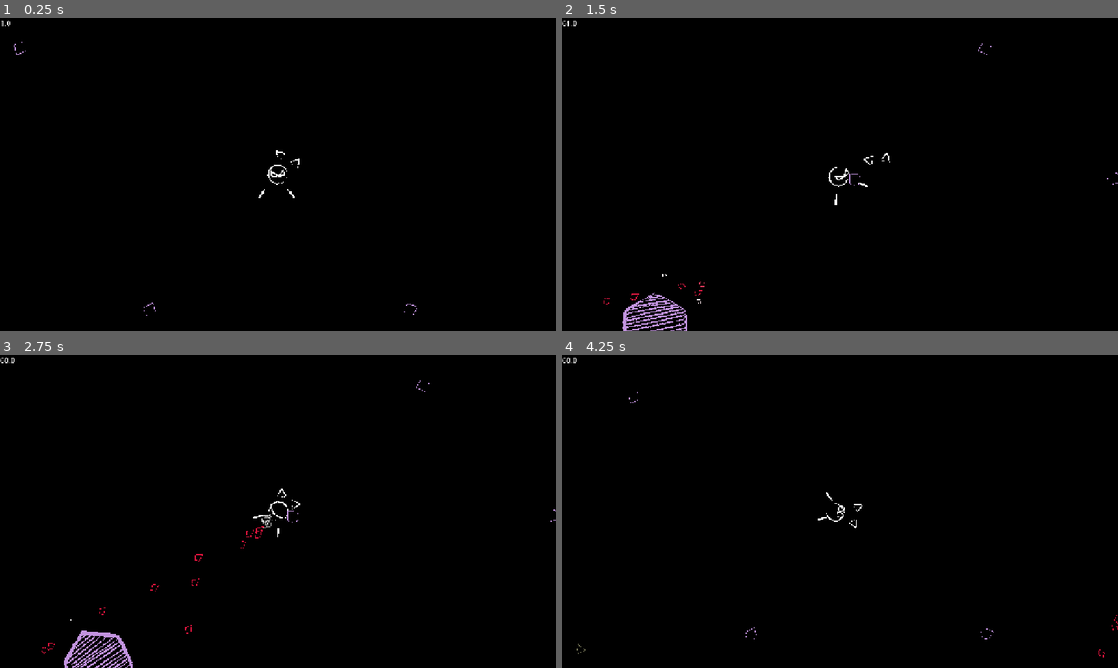
Above: before the commit, frames 1-4 (two rows, left to right).
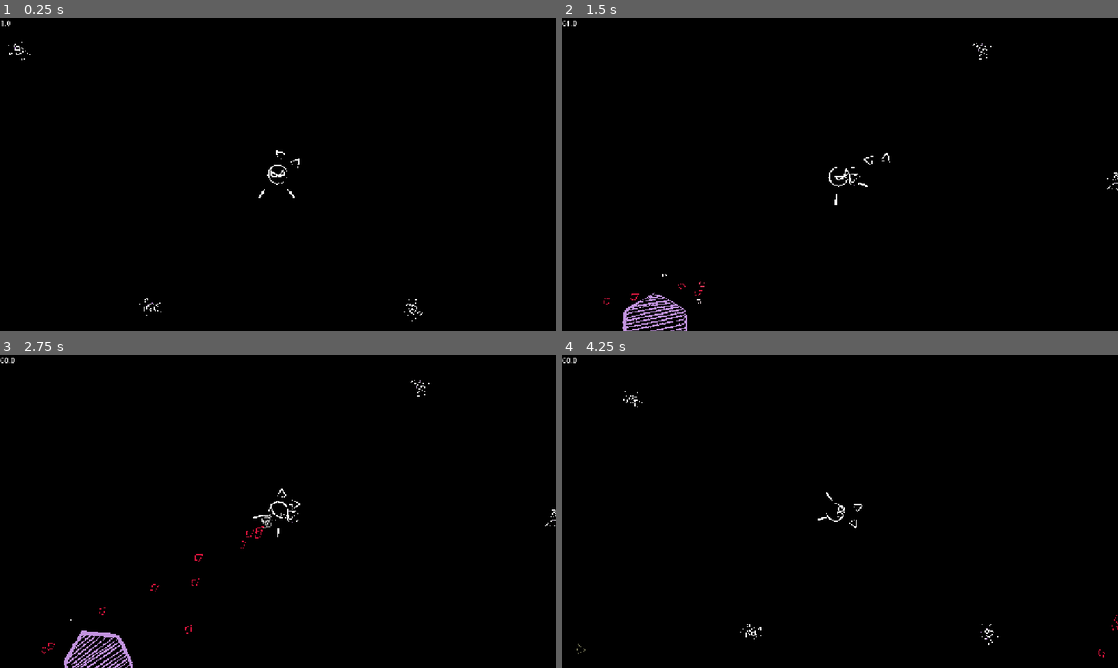
Above: after the commit, the same moments.

Repository: ledtylenol/controller_chaos
Game: Godot game, scene res://global/world.tscn
Two runs of this game, one before a commit and one after it. Both use one fixed random seed, a clock stepped at 60 frames per second and the inputs below.
Inputs (mouse positions are in pixels of both pictures, inside the frame that each line leads up to):
- Up to frame 1 (0.25 s): no input
- Up to frame 2 (1.5 s): tap Enter at 0.5 s; move the mouse to (962, 158) at 0.52 s; hold D (right) 0.53-1.25 s; right-click (962, 158) at 0.6 s; click (962, 158) at 0.67 s; drag from (728, 190) to (962, 158) at 1.27 s
- Up to frame 3 (2.75 s): move the mouse to (333, 442) at 2.02 s; hold D (right) from 2.03 s (still down); tap Shift (shift) at 2.1 s
- Up to frame 4 (4.25 s): release D (right) at 2.75 s; drag from (812, 574) to (656, 664) at 2.77 s; move the mouse to (1006, 558) at 3.52 s; hold A (left) from 3.53 s (still down); tap Mouse wheel down (zoom_out) at 3.6 s

The runs differ from the first frame. In frame 1, less than 0.1% of the frame differs, in the area x 1-76%, y 7-97%; in frame 2, less than 0.1%; in frame 3, less than 0.1%; in frame 4, less than 0.1%, in the area x 11-79%, y 11-93%.

Commit message:
Prepared Pentagon Sprite

Diff:
--- a/entities/pentagon/pentagon.tscn
+++ b/entities/pentagon/pentagon.tscn
@@ -1,10 +1,50 @@
-[gd_scene load_steps=4 format=3 uid="uid://df8p784rq71f"]
+[gd_scene load_steps=18 format=3 uid="uid://df8p784rq71f"]
 
 [ext_resource type="Script" uid="uid://bigcesetvp1rw" path="res://entities/pentagon/pentagon.gd" id="1_8wh1s"]
 [ext_resource type="Texture2D" uid="uid://2581qjdt83hn" path="res://entities/pentagon/pentagon.png" id="2_ixoeo"]
+[ext_resource type="Texture2D" uid="uid://e8xu8afj28eq" path="res://entities/pentagon/p_body.png" id="3_mlgr3"]
+[ext_resource type="Script" uid="uid://o6u6b700qb7o" path="res://addons/shaker/src/Vector2/shaker_component2D.gd" id="3_phwg4"]
+[ext_resource type="Texture2D" uid="uid://do8jps085d8d8" path="res://entities/pentagon/p_ear.png" id="4_1r48h"]
+[ext_resource type="Script" uid="uid://cct0c3f2k6lwu" path="res://addons/shaker/data/Vector2/BaseShakerType2D.gd" id="4_jiqvo"]
+[ext_resource type="Script" uid="uid://875i05sww3b1" path="res://global/second_order_dynamics.gd" id="5_caqaw"]
+[ext_resource type="Texture2D" uid="uid://com3pjwwrlpag" path="res://entities/pentagon/p_whisker2.png" id="5_gsxhc"]
+[ext_resource type="Script" uid="uid://br152yebojmh3" path="res://addons/shaker/data/Vector2/ShakerTypeNoiseShake2D.gd" id="5_s8yco"]
+[ext_resource type="Texture2D" uid="uid://fho5p5eqr3ra" path="res://entities/pentagon/p_face.png" id="6_4yndt"]
+[ext_resource type="Script" uid="uid://cf2dgnapwlytw" path="res://addons/shaker/data/Single/BaseShakerType1D.gd" id="6_piq1x"]
+[ext_resource type="Script" uid="uid://c5xmjpfeffbu8" path="res://addons/shaker/data/Vector2/ShakerPreset2D.gd" id="7_f3tj0"]
 
 [sub_resource type="LabelSettings" id="LabelSettings_ixoeo"]
 font_size = 50
+
+[sub_resource type="FastNoiseLite" id="FastNoiseLite_tklte"]
+seed = 105
+frequency = 0.0124
+
+[sub_resource type="NoiseTexture2D" id="NoiseTexture2D_041kk"]
+noise = SubResource("FastNoiseLite_tklte")
+
+[sub_resource type="Resource" id="Resource_mdsub"]
+script = ExtResource("5_s8yco")
+noise_texture = SubResource("NoiseTexture2D_041kk")
+amplitude = Vector2(10, 10)
+offset = Vector2(0, 0)
+BlendingMode = 0
+fade_in = 0.0
+fade_out = 0.0
+start_percent = 0.0
+end_percent = 1.0
+_temp_graph = false
+bake_internal = 64
+metadata/_custom_type_script = "uid://br152yebojmh3"
+
+[sub_resource type="Resource" id="Resource_xqvy0"]
+script = ExtResource("7_f3tj0")
+PositionShake = Array[ExtResource("4_jiqvo")]([SubResource("Resource_mdsub")])
+RotationShake = Array[ExtResource("6_piq1x")]([])
+ScaleShake = Array[ExtResource("4_jiqvo")]([])
+bake_internal = 64
+__follow_timeline = false
+metadata/_custom_type_script = "uid://c5xmjpfeffbu8"
 
 [node name="Pentagon" type="CharacterBody2D" node_paths=PackedStringArray("hit_poly", "hurt_poly")]
 collision_mask = 2
@@ -26,3 +66,72 @@
 offset_right = 40.0
 offset_bottom = 23.0
 label_settings = SubResource("LabelSettings_ixoeo")
+
+[node name="Sprite" type="Node2D" parent="."]
+
+[node name="ShakerComponent2D2" type="Node2D" parent="Sprite" node_paths=PackedStringArray("Targets")]
+script = ExtResource("3_phwg4")
+custom_target = true
+Targets = [NodePath("../Body"), NodePath("../EarLeft"), NodePath("../EarRight"), NodePath("../PWhisker"), NodePath("../Face")]
+randomize = true
+duration = 0.7
+fade_in = 1e-05
+fade_out = 0.554785
+shakerPreset = SubResource("Resource_xqvy0")
+metadata/_custom_type_script = "uid://o6u6b700qb7o"
+
+[node name="Body" type="Sprite2D" parent="Sprite"]
+position = Vector2(9.83477e-07, -5.36442e-07)
+texture = ExtResource("3_mlgr3")
+
+[node name="SecondOrderDynamics" type="Node" parent="Sprite/Body"]
+script = ExtResource("5_caqaw")
+_f = 5.0
+_z = 0.1
+
+[node name="EarLeft" type="Sprite2D" parent="Sprite"]
+position = Vector2(57, -51)
+texture = ExtResource("4_1r48h")
+
+[node name="SecondOrderDynamics" type="Node" parent="Sprite/EarLeft"]
+script = ExtResource("5_caqaw")
+_f = 5.0
+_z = 0.1
+
+[node name="EarRight" type="Sprite2D" parent="Sprite"]
+position = Vector2(57, 51)
+texture = ExtResource("4_1r48h")
+
+[node name="SecondOrderDynamics" type="Node" parent="Sprite/EarRight"]
+script = ExtResource("5_caqaw")
+_f = 5.0
+_z = 0.1
+
+[node name="PWhisker" type="Sprite2D" parent="Sprite"]
+position = Vector2(-1.07288e-06, -9.38773e-07)
+texture = ExtResource("5_gsxhc")
+
+[node name="SecondOrderDynamics" type="Node" parent="Sprite/PWhisker"]
+script = ExtResource("5_caqaw")
+_f = 5.0
+_z = 0.1
+
+[node name="Face" type="Sprite2D" parent="Sprite"]
+position = Vector2(-1.36811e-06, -2.35438e-06)
+texture = ExtResource("6_4yndt")
+hframes = 5
+
+[node name="SecondOrderDynamics" type="Node" parent="Sprite/Face"]
+script = ExtResource("5_caqaw")
+_f = 5.0
+_z = 0.1
+
+[node name="FaceRestPosition" type="Marker2D" parent="Sprite"]
+
+[node name="EarRightRestPosition" type="Marker2D" parent="Sprite"]
+
+[node name="EarLeftRestPosition" type="Marker2D" parent="Sprite"]
+
+[node name="WhiskerRestPosition" type="Marker2D" parent="Sprite"]
+
+[node name="FaceRestPosition5" type="Marker2D" parent="Sprite"]
--- a/entities/player/sprite.tscn
+++ b/entities/player/sprite.tscn
@@ -44,6 +44,34 @@
 __follow_timeline = false
 metadata/_custom_type_script = "uid://c5xmjpfeffbu8"
 
+[sub_resource type="Animation" id="Animation_oyd08"]
+length = 0.001
+tracks/0/type = "value"
+tracks/0/imported = false
+tracks/0/enabled = true
+tracks/0/path = NodePath("Face:frame")
+tracks/0/interp = 1
+tracks/0/loop_wrap = true
+tracks/0/keys = {
+"times": PackedFloat32Array(0),
+"transitions": PackedFloat32Array(1),
+"update": 1,
+"values": [0]
+}
+tracks/1/type = "value"
+tracks/1/imported = false
+tracks/1/enabled = true
+tracks/1/path = NodePath("Face:rest_position")
+tracks/1/interp = 1
+tracks/1/loop_wrap = true
+tracks/1/keys = {
+"times": PackedFloat32Array(0),
+"transitions": PackedFloat32Array(1),
+"update": 1,
+"values": [Object(Marker2D,"_import_path":NodePath(""),"unique_name_in_owner":false,"process_mode":0,"process_priority":0,"process_physics_priority":0,"process_thread_group":0,"physics_interpolation_mode":0,"auto_translate_mode":0,"editor_description":"","visible":true,"modulate":Color(1, 1, 1, 1),"self_modulate":Color(1, 1, 1, 1),"show_behind_parent":false,"top_level":false,"light_mask":1,"visibility_layer":1,"z_index":0,"z_as_relative":true,"y_sort_enabled":false,"texture_filter":0,"texture_repeat":0,"material":null,"use_parent_material":false,"position":Vector2(0, 0),"rotation":0.0,"scale":Vector2(1, 1),"skew":0.0,"gizmo_extents":10.0,"script":null)
+]
+}
+
 [sub_resource type="Animation" id="Animation_08chf"]
 resource_name = "ouch"
 tracks/0/type = "value"
@@ -59,8 +87,8 @@
 "values": [2, 1, 0]
 }
 
-[sub_resource type="Animation" id="Animation_oyd08"]
-length = 0.001
+[sub_resource type="Animation" id="Animation_g0ptl"]
+resource_name = "look_at"
 tracks/0/type = "value"
 tracks/0/imported = false
 tracks/0/enabled = true
@@ -71,12 +99,27 @@
 "times": PackedFloat32Array(0),
 "transitions": PackedFloat32Array(1),
 "update": 1,
-"values": [0]
+"values": [1]
+}
+tracks/1/type = "value"
+tracks/1/imported = false
+tracks/1/enabled = true
+tracks/1/path = NodePath("Face:rest_position")
+tracks/1/interp = 0
+tracks/1/loop_wrap = true
+tracks/1/keys = {
+"times": PackedFloat32Array(0, 0.8),
+"transitions": PackedFloat32Array(1, 1),
+"update": 1,
+"values": [Object(Marker2D,"_import_path":NodePath(""),"unique_name_in_owner":false,"process_mode":0,"process_priority":0,"process_physics_priority":0,"process_thread_group":0,"physics_interpolation_mode":0,"auto_translate_mode":0,"editor_description":"","visible":true,"modulate":Color(1, 1, 1, 1),"self_modulate":Color(1, 1, 1, 1),"show_behind_parent":false,"top_level":false,"light_mask":1,"visibility_layer":1,"z_index":0,"z_as_relative":true,"y_sort_enabled":false,"texture_filter":0,"texture_repeat":0,"material":null,"use_parent_material":false,"position":Vector2(48, 0),"rotation":0.0,"scale":Vector2(1, 1),"skew":0.0,"gizmo_extents":10.0,"script":null)
+, Object(Marker2D,"_import_path":NodePath(""),"unique_name_in_owner":false,"process_mode":0,"process_priority":0,"process_physics_priority":0,"process_thread_group":0,"physics_interpolation_mode":0,"auto_translate_mode":0,"editor_description":"","visible":true,"modulate":Color(1, 1, 1, 1),"self_modulate":Color(1, 1, 1, 1),"show_behind_parent":false,"top_level":false,"light_mask":1,"visibility_layer":1,"z_index":0,"z_as_relative":true,"y_sort_enabled":false,"texture_filter":0,"texture_repeat":0,"material":null,"use_parent_material":false,"position":Vector2(0, 0),"rotation":0.0,"scale":Vector2(1, 1),"skew":0.0,"gizmo_extents":10.0,"script":null)
+]
 }
 
 [sub_resource type="AnimationLibrary" id="AnimationLibrary_g0ptl"]
 _data = {
 &"RESET": SubResource("Animation_oyd08"),
+&"look_at": SubResource("Animation_g0ptl"),
 &"ouch": SubResource("Animation_08chf")
 }
 
@@ -193,6 +236,9 @@
 
 [node name="Marker2D" type="Marker2D" parent="."]
 
+[node name="LookAt" type="Marker2D" parent="."]
+position = Vector2(48, 0)
+
 [node name="Anim" type="AnimationPlayer" parent="."]
 libraries = {
 &"": SubResource("AnimationLibrary_g0ptl")
--- a/entities/player/sprite_face_animation.gd
+++ b/entities/player/sprite_face_animation.gd
@@ -7,3 +7,10 @@
 func ouch() -> void:
 	anim.stop()
 	anim.play("ouch", -1, 1.0)
+
+func look_at( look_at_position:Vector2 ) -> void:
+	# Math I don't know how to do
+
+	# Do animation
+	anim.stop()
+	anim.play("look_at", -1, 1.0)
Not shown: 1 places in entities/player/sprite.tscn that only renumber resources
Binary file added: scenes/menu/Cards1.png
Not shown, added: scenes/menu/Cards1.png.import
Binary file added: scenes/menu/Cards2.png
Not shown, added: scenes/menu/Cards2.png.import
